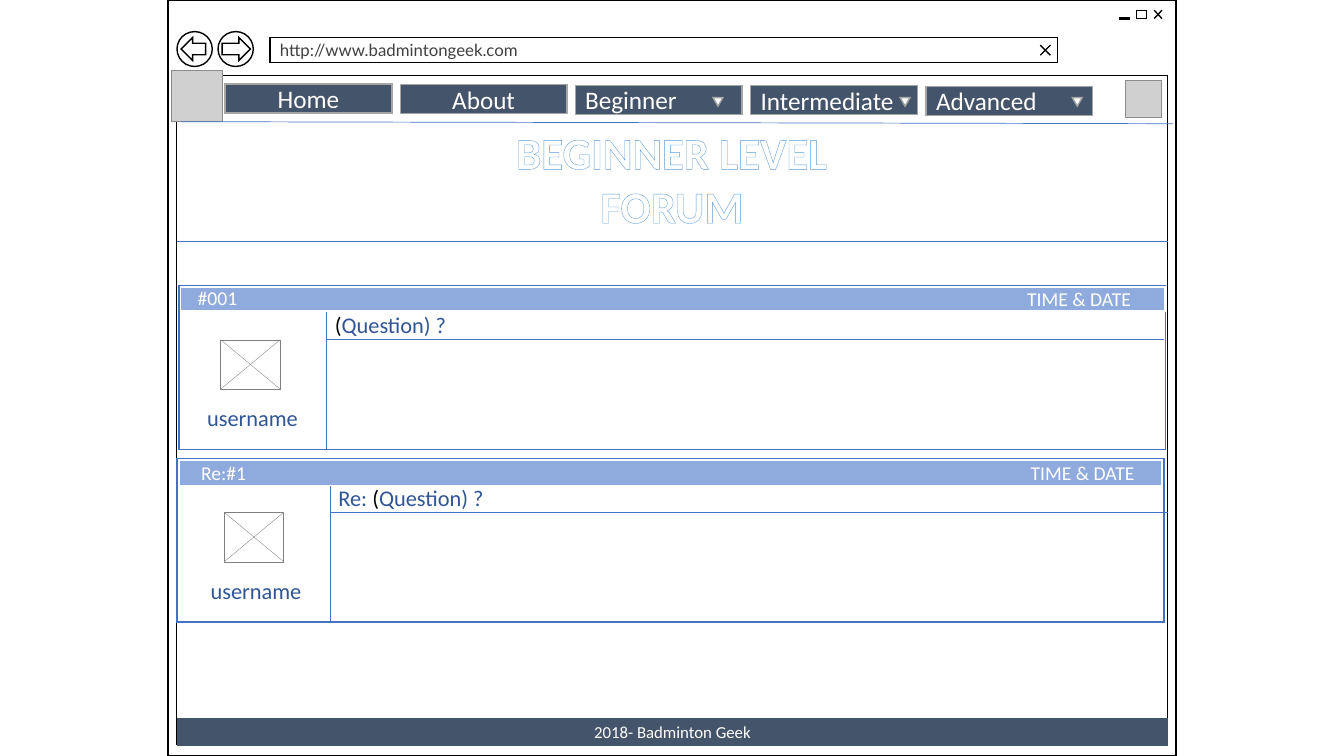
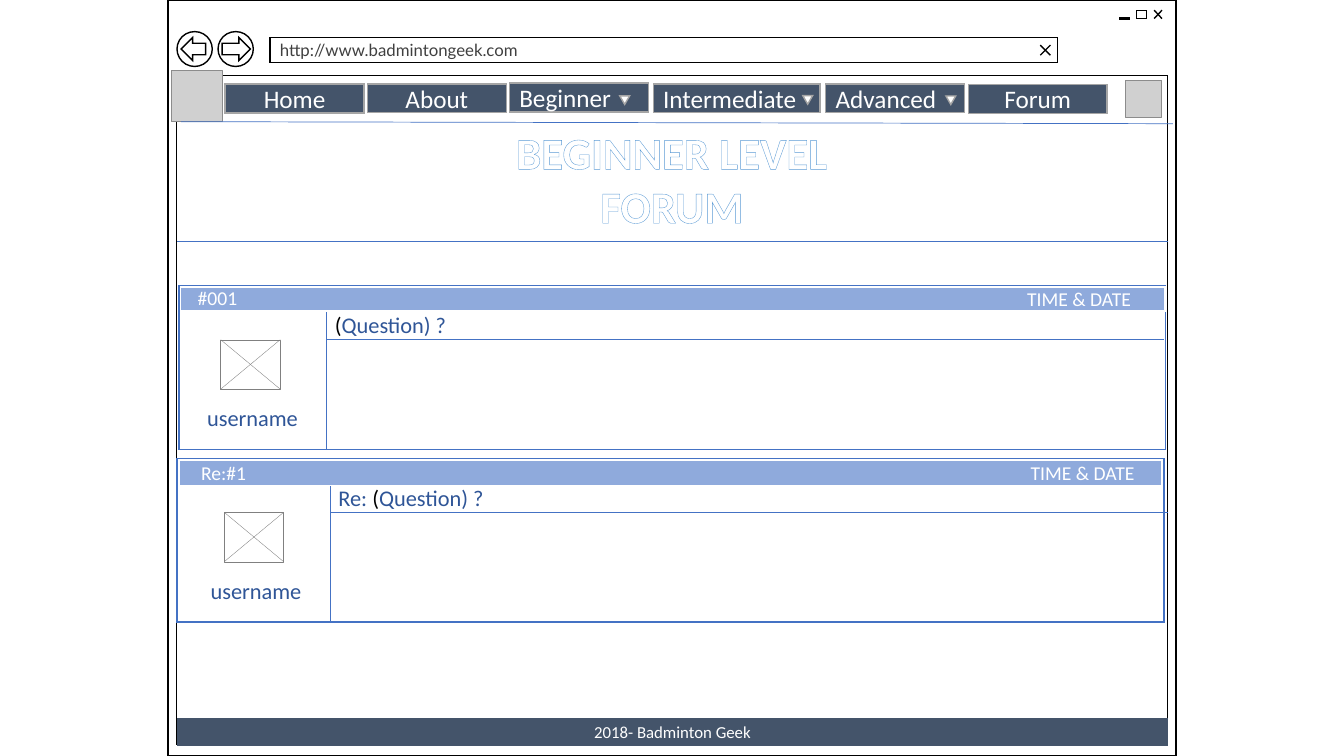
Before and after one commit to sniffymon/htmltest, a slide deck: slide 7 of Documentation/storyboarding.pptx (slide 5 before the commit). Drawn at 1344x756 pixels with LibreOffice and Linux fonts; fonts in the diff are those of the drawing; grey boxes stand for pictures; background and template pictures are left out. Boxes give left, top, right and bottom in pixels: in the first picture for what was removed or moved away, otherwise in the second. Text is boxed around its words. In the diff, an @@ line names an element or a change of style, - is before the commit and + after.

Commit message:
add forum

```diff
--- a/Documentation/storyboarding.pptx
+++ b/Documentation/storyboarding.pptx
@@ rectangle "Home" resized from (x1=225, y1=85, x2=391, y2=114) to (x1=225, y1=85, x2=364, y2=114) @@
@@ rectangle "About" resized from (x1=400, y1=85, x2=567, y2=114) to (x1=368, y1=84, x2=507, y2=113) @@
@@ rectangle "Beginner" resized from (x1=576, y1=86, x2=742, y2=115) to (x1=509, y1=83, x2=648, y2=112) @@
@@ rectangle "Intermediate" moved from (x1=751, y1=86, x2=918, y2=115) to (x1=653, y1=84, x2=820, y2=113) @@
@@ rectangle "Advanced" resized from (x1=927, y1=87, x2=1093, y2=116) to (x1=826, y1=84, x2=965, y2=113) @@
@@ rectangle added at (x1=969, y1=85, x2=1108, y2=114), fill #44546A, outline #A5A5A5 1 pt, 18 pt, text #FFFFFF @@
+Forum
@@ flow chart merge moved from (x1=1073, y1=98, x2=1083, y2=106) to (x1=620, y1=96, x2=630, y2=104) @@
@@ flow chart merge moved from (x1=713, y1=98, x2=723, y2=106) to (x1=803, y1=96, x2=813, y2=104) @@
@@ flow chart merge moved from (x1=900, y1=98, x2=910, y2=106) to (x1=946, y1=96, x2=956, y2=104) @@
```
Also in this commit, not shown: 4 other slides changed, 2 slides added.
